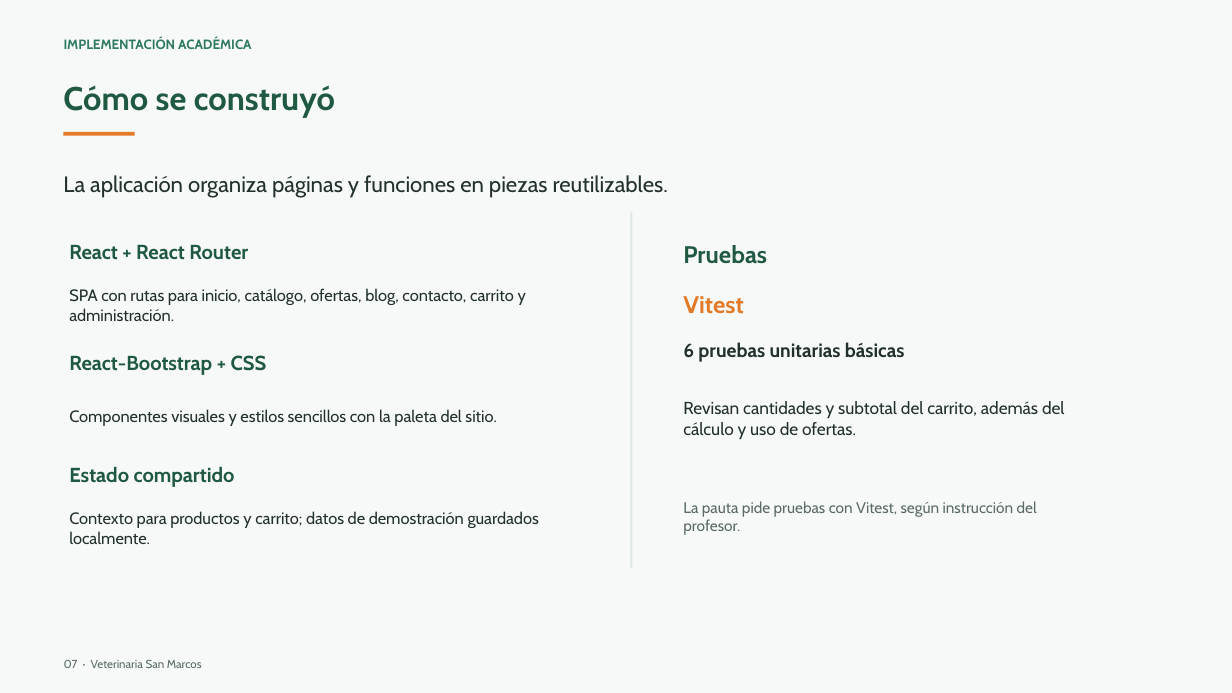
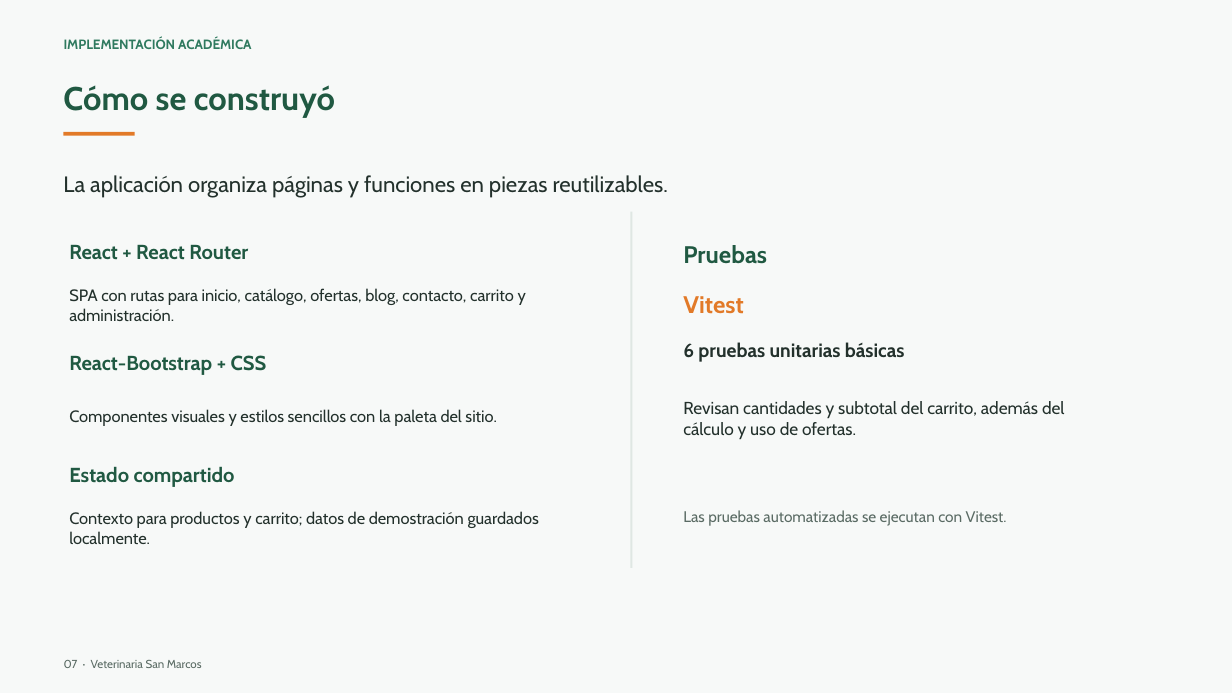
Before and after one commit to pvbloww/EVALUACION2, a slide deck: slide 7 of docs/Veterinaria-San-Marcos-presentacion-cliente-v2.pptx. Drawn at 1232x693 pixels with LibreOffice and Linux fonts; fonts in the diff are those of the drawing. Boxes give left, top, right and bottom in pixels: in the first picture for what was removed or moved away, otherwise in the second. Text is boxed around its words. In the diff, an @@ line names an element or a change of style, - is before the commit and + after.

Commit message:
Aclara pruebas con Vitest en la presentación

```diff
--- a/docs/Veterinaria-San-Marcos-presentacion-cliente-v2.pptx
+++ b/docs/Veterinaria-San-Marcos-presentacion-cliente-v2.pptx
@@ text at (x1=683, y1=510, x2=1007, y2=526): text changed @@
-La pauta pide pruebas con Vitest, según instrucción del profesor.
+Las pruebas automatizadas se ejecutan con Vitest.
```
